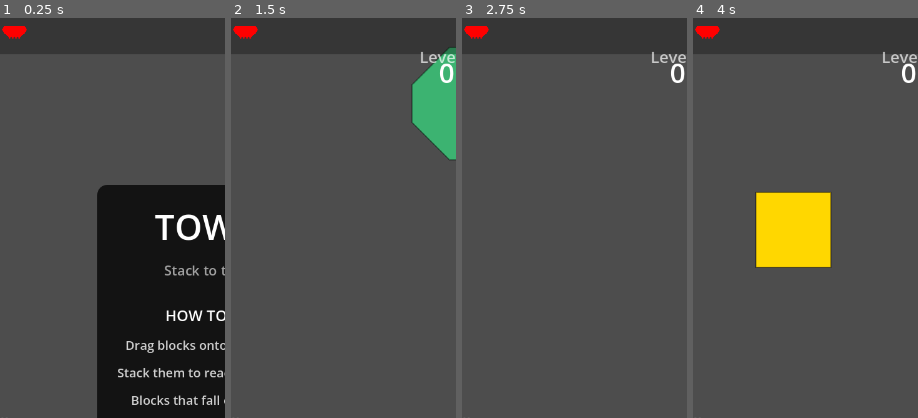
Above: before the commit, frames 1-4 (left to right).
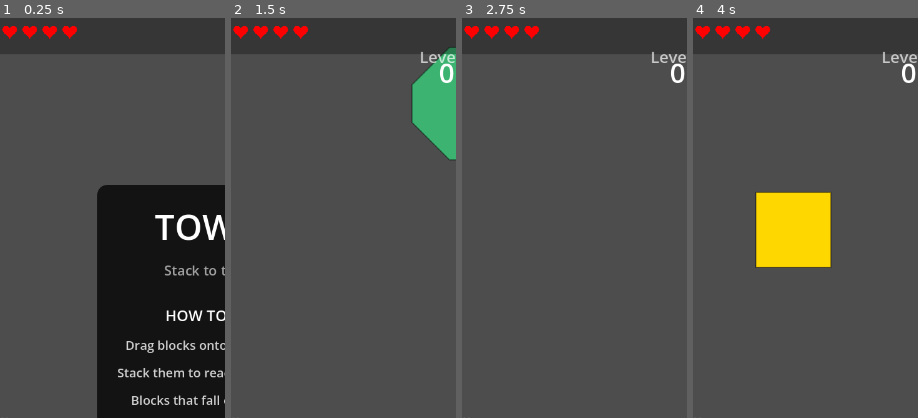
Above: after the commit, the same moments.

Repository: PartlyWhole/ToppleClone
Game: Godot game, scene res://main/main.tscn
The game is run twice, just before and just after one commit, with the same random seed, the same clock (stepped at 60 frames per second) and the same inputs.
Inputs (mouse positions are % of the whole screen's width and height, from its top left):
- Up to frame 1 (0.25 s): no input
- Up to frame 2 (1.5 s): click "PLAY" at 0.5 s; tap Enter at 1.25 s; drag from (54, 8) to (60, 28) at 1.27 s
- Up to frame 3 (2.75 s): drag from (30, 55) to (45, 70) at 2.02 s
- Up to frame 4 (4 s): move the mouse to (60, 28) at 2.77 s; tap Ctrl at 2.85 s; click (60, 28) at 2.92 s; drag from (34, 8) to (20, 35) at 3.52 s
The pictures show only the part of the screen within x 2-52%, y 1-51%; the shares and areas given below are measured in that part.

The runs differ from the first frame. In frame 1, 0.5% of the frame differs, in the area x 3-35%, y 2-6%; in frame 2, 0.5%; in frame 3, 0.5%; in frame 4, 0.5%.

Commit message:
fix: set minimum width on heart labels so pips don't overlap
Co-Authored-By: Claude Opus 4.6 (1M context) <noreply@anthropic.com>

Diff:
--- a/features/hud/scripts/game_hud.gd
+++ b/features/hud/scripts/game_hud.gd
@@ -40,6 +40,7 @@
 	var heart_labels: Array[Label] = [_heart_1, _heart_2, _heart_3, _heart_4]
 	for heart: Label in heart_labels:
 		heart.text = ""
+		heart.custom_minimum_size = Vector2(HEART_RADIUS * 2.0 + 4.0, 0.0)
 		var pip: Control = _create_pip()
 		heart.add_child(pip)
 		_heart_pips.append(pip)
